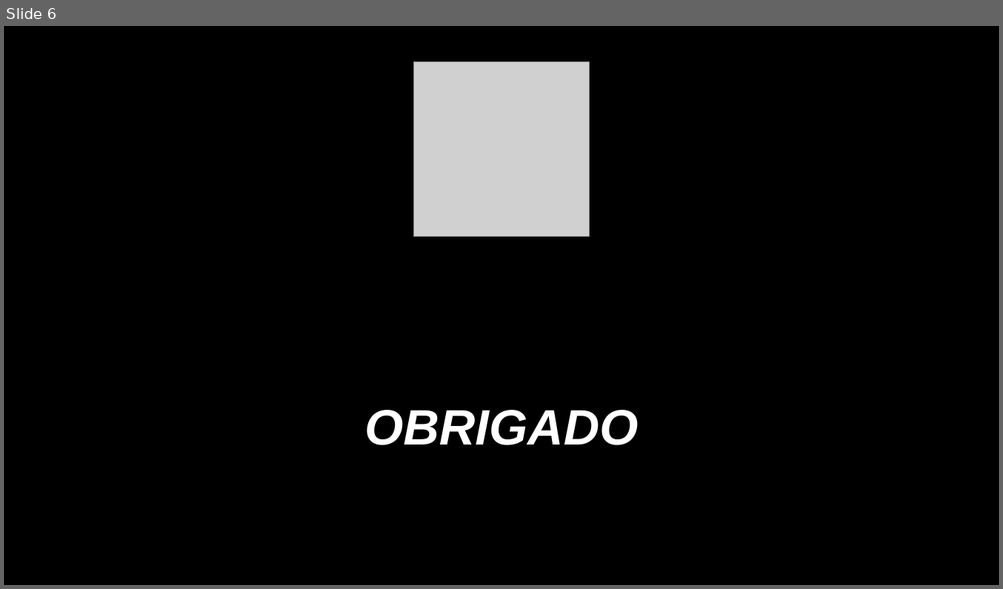
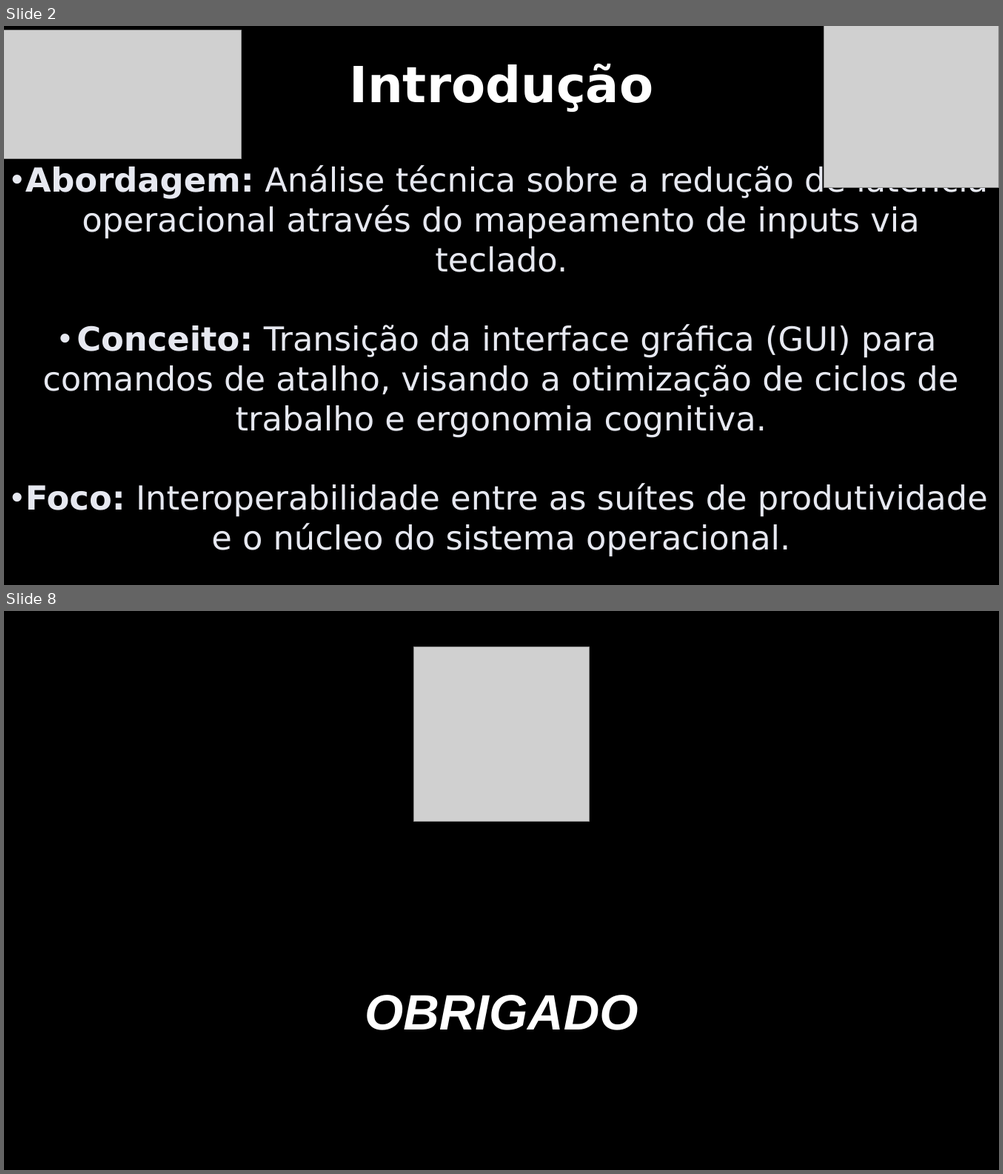
Before and after one commit to CauaReck/ptic, a slide deck: Cauã Reck Mello 1DS.pptx. Shown one above the other, each under a label of ours: slide 6 before the commit, slides 2 and 8 after it; the slides between them are not shown. The pictures are 1003x589 and 1003x1174 pixels, drawn with LibreOffice and Linux fonts; fonts in the diff are those of the drawing; grey boxes stand for pictures; background and template pictures are left out. Boxes give left, top, right and bottom in pixels: in the first picture for what was removed or moved away, otherwise in the second. Text is boxed around its words. In the diff, an @@ line names an element or a change of style, - is before the commit and + after.

```diff
--- a/Cauã Reck Mello 1DS.pptx
+++ b/Cauã Reck Mello 1DS.pptx
@@ slide 2 added at [4, 26, 999, 585], background #000000 @@
@@ picture added at [4, 30, 242, 158] @@
@@ picture added at [824, 26, 999, 187] @@
@@ text added at [349, 63, 653, 112], 48 pt, text #FFFFFF, bold @@
+Introdução
@@ text added at [25, 165, 987, 557], 32 pt, text #E6E8F0 @@
+• Abordagem: Análise técnica sobre a redução de latência operacional através do mapeamento de inputs via teclado.
+• Conceito: Transição da interface gráfica (GUI) para comandos de atalho, visando a otimização de ciclos de trabalho e ergonomia cognitiva.
+• Foco: Interoperabilidade entre as suítes de produtividade e o núcleo do sistema operacional.
@@ what was slide 6 is now slide 8 @@
```
Also in this commit, not shown: 1 slide changed, 5 other slides added, 4 slides removed.
